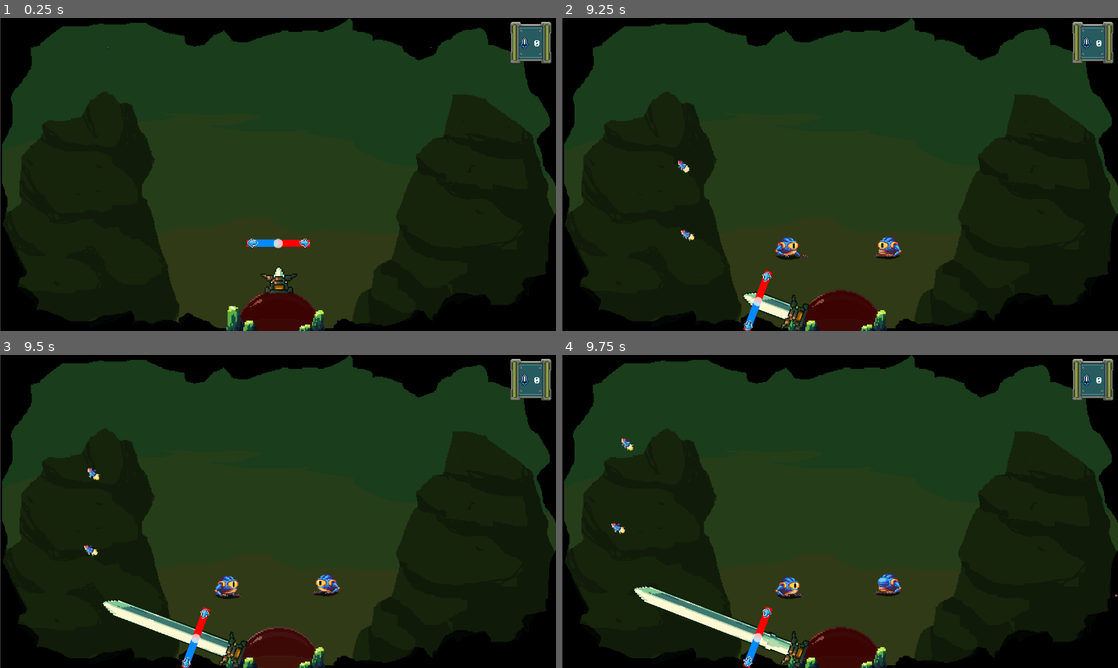
Above: before the commit, frames 1-4 (two rows, left to right).
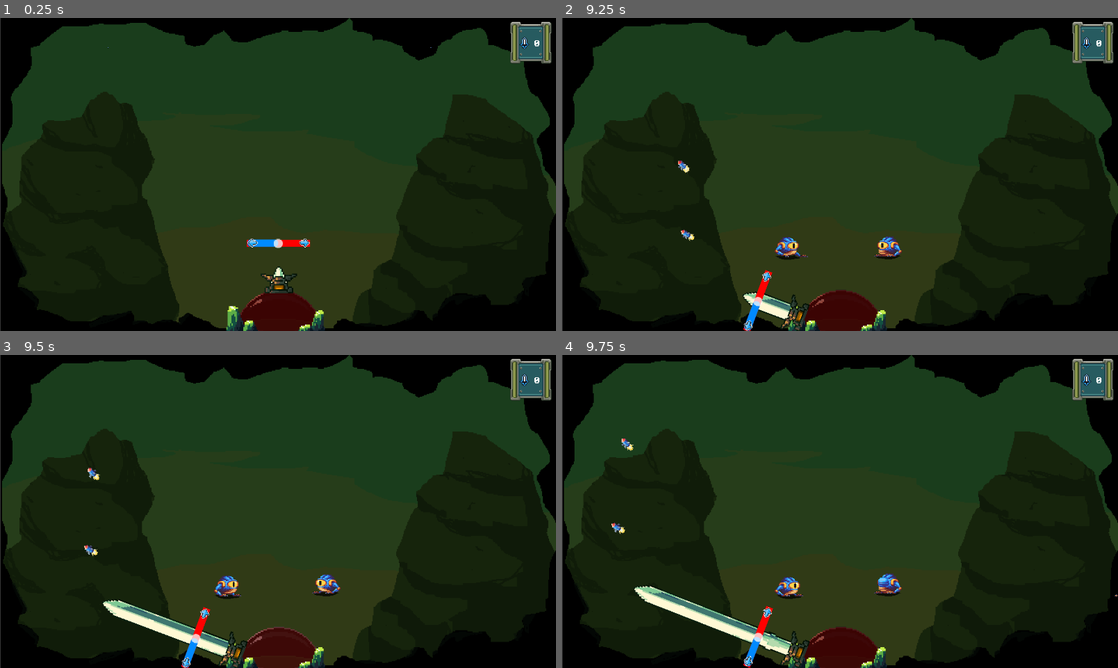
Above: after the commit, the same moments.

Repository: antoinenisoli/DomeSword_GWJ_2025
Game: Godot game, scene res://scenes/levels/game.tscn
The game is run twice, just before and just after one commit, with the same random seed, the same clock (stepped at 60 frames per second) and the same inputs.
Inputs (mouse positions are in pixels of both pictures, inside the frame that each line leads up to):
- Up to frame 1 (0.25 s): no input
- Up to frame 2 (9.25 s): move the mouse to (962, 158) at 0.52 s; press the mouse at (962, 158) at 0.53 s; hold Right (move_right) 0.53-1.28 s; move the mouse to (728, 190) at 1.27 s; release the mouse at (728, 190) at 1.28 s; hold Left (move_left) 1.28-2.03 s; tap E (switch_weapon) every 1.5 s from 1.35 to 8.85 s; move the mouse to (895, 105) at 2.02 s; press the mouse at (895, 105) at 2.03 s; hold Right (move_right) 2.03-3.53 s; move the mouse to (812, 237) at 2.77 s; release the mouse at (812, 237) at 2.78 s; move the mouse to (1006, 221) at 3.52 s; press the mouse at (1006, 221) at 3.53 s; hold Left (move_left) 3.53-5.78 s; move the mouse to (673, 127) at 4.27 s; release the mouse at (673, 127) at 4.28 s; move the mouse to (867, 174) at 5.02 s; press the mouse at (867, 174) at 5.03 s; move the mouse to (756, 96) at 5.77 s; release the mouse at (756, 96) at 5.78 s; hold Right (move_right) 5.78-8.03 s; move the mouse to (962, 158) at 6.52 s; press the mouse at (962, 158) at 6.53 s; move the mouse to (728, 190) at 7.27 s; release the mouse at (728, 190) at 7.28 s; move the mouse to (895, 105) at 8.02 s; press the mouse at (895, 105) at 8.03 s; hold Left (move_left) from 8.03 s (still down); move the mouse to (812, 237) at 8.77 s; release the mouse at (812, 237) at 8.78 s
- Up to frame 3 (9.5 s): keep holding Left (move_left)
- Up to frame 4 (9.75 s): move the mouse to (1006, 558) at 9.52 s; release Left (move_left) at 9.53 s; press the mouse at (1006, 558) at 9.53 s; hold Right (move_right) from 9.53 s (still down)

Frames 1-3 are identical in both runs. In frame 4, 0.4% of the frame differs, in the area x 13-44%, y 73-100%.

Commit message:
fix sword rotation stuck bug

Diff:
--- a/scripts/Entities/Player/weapons/sword_controller.gd
+++ b/scripts/Entities/Player/weapons/sword_controller.gd
@@ -47,6 +47,11 @@
 func hit_bound() -> void:
     AudioManager.play_sound("enemy_death", Vector2(1.5, 4))
     target_velocity *= -1
+
+    #keep rotation in limits
+    var i = sign(weapon_support.anchor.global_rotation_degrees)
+    weapon_support.anchor.global_rotation_degrees = rot_limit * i
+    print(weapon_support.anchor.global_rotation_degrees)
 
 func slash(delta) -> void:
     compute_velocity_curve(delta)
